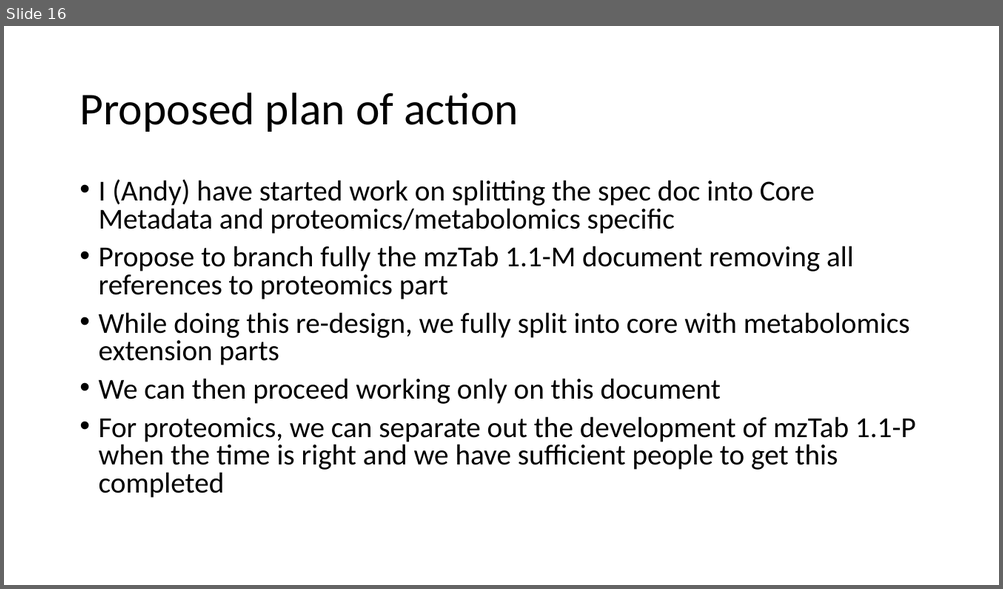
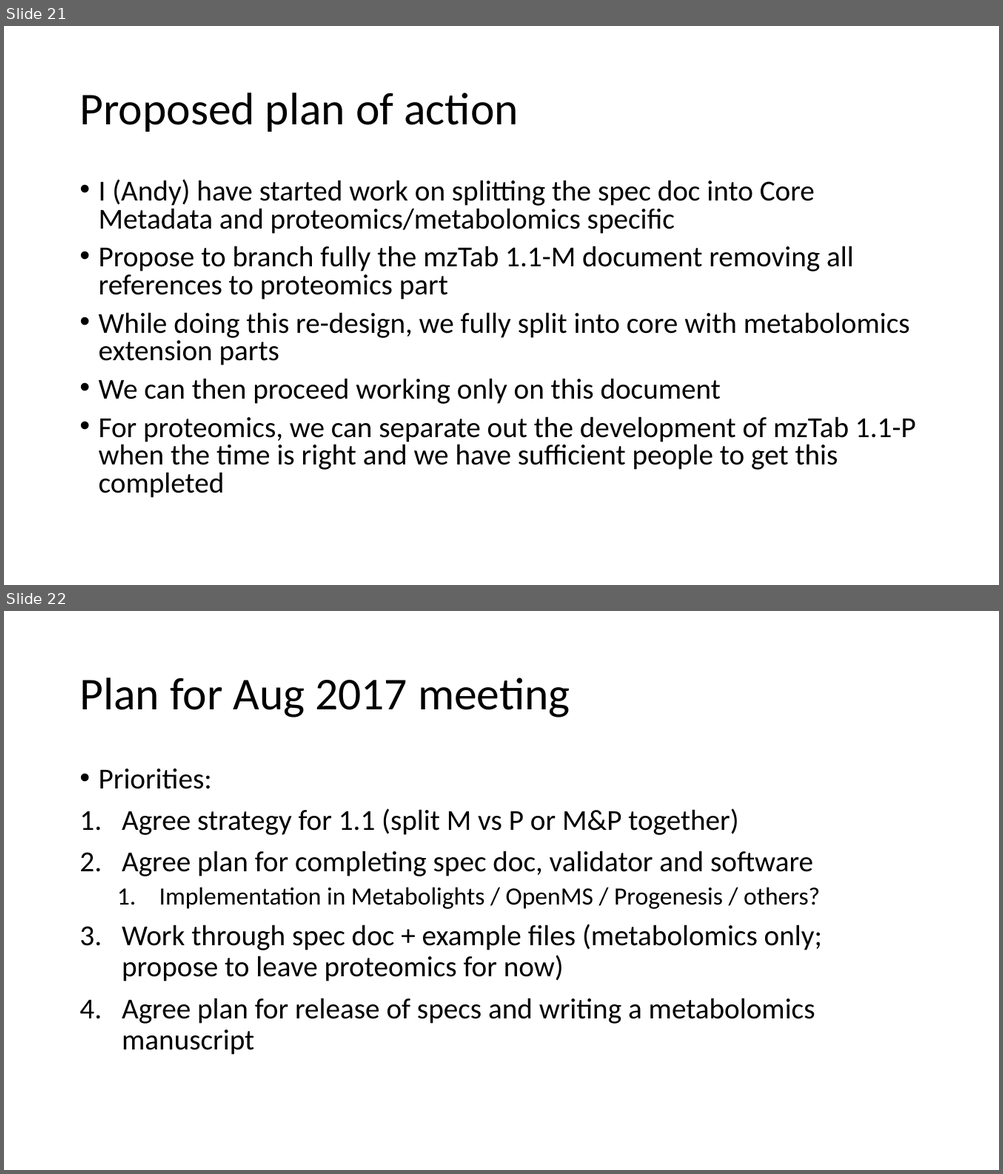
Before and after one commit to HUPO-PSI/mzTab, a slide deck: specification_document/1_1_draft_specs/Version11_design_considerations.pptx. Shown one above the other, each under a label of ours: slide 16 before the commit, slides 21 and 22 after it. The pictures are 1003x589 and 1003x1174 pixels, drawn with LibreOffice and Linux fonts; fonts in the diff are those of the drawing. Boxes give left, top, right and bottom in pixels: in the first picture for what was removed or moved away, otherwise in the second. Text is boxed around its words. In the diff, an @@ line names an element or a change of style, - is before the commit and + after.

```diff
--- a/specification_document/1_1_draft_specs/Version11_design_considerations.pptx
+++ b/specification_document/1_1_draft_specs/Version11_design_considerations.pptx
@@ slide 22 added at (4,611,999,1170), background #FFFFFF @@
@@ title added at (79,678,570,718), 44 pt, text #000000 @@
+Plan for Aug 2017 meeting
@@ text added at (99,769,822,1055), 28 pt, text #000000 @@
+• Priorities:
+1. Agree strategy for 1.1 (split M vs P or M&P together)
+2. Agree plan for completing spec doc, validator and software
+  1. Implementation in Metabolights / OpenMS / Progenesis / others?
+3. Work through spec doc + example files (metabolomics only; propose to leave proteomics for now)
+4. Agree plan for release of specs and writing a metabolomics manuscript
@@ what was slide 16 is now slide 21 @@
```
Also in this commit, not shown: 4 slides changed, 5 other slides added.
